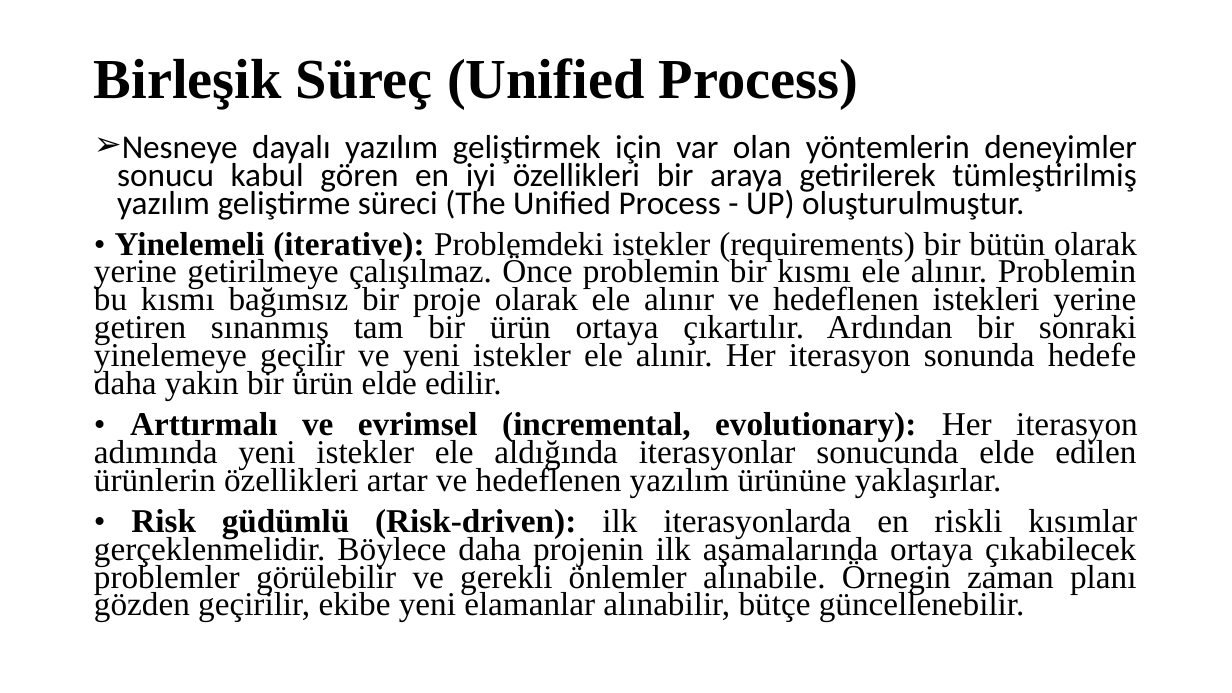
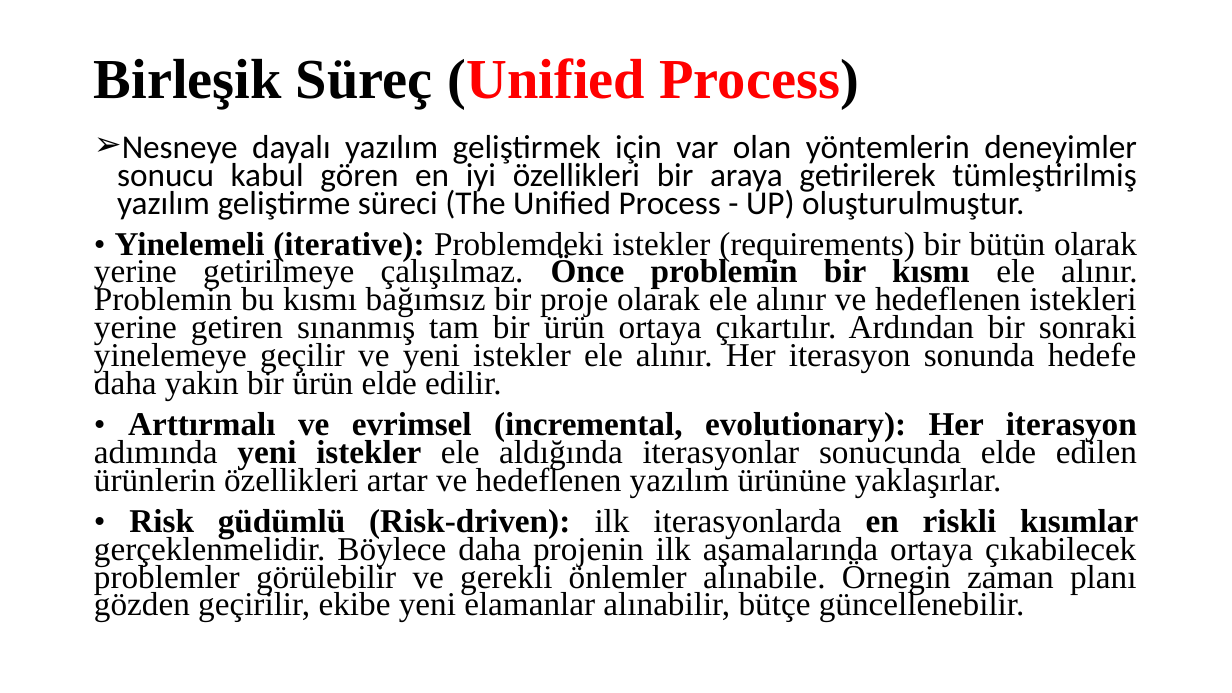
Before and after one commit to SevdanurGENC/Software-Architectures-Lecture-Notes, a slide deck: slide 3 of Slides/Yazılım Mimarileri - Bolum 3.pptx. Drawn at 1232x693 pixels with LibreOffice and Linux fonts; fonts in the diff are those of the drawing. Boxes give left, top, right and bottom in pixels: in the first picture for what was removed or moved away, otherwise in the second. Text is boxed around its words. In the diff, an @@ line names an element or a change of style, - is before the commit and + after.

```diff
--- a/Slides/Yazılım Mimarileri - Bolum 3.pptx
+++ b/Slides/Yazılım Mimarileri - Bolum 3.pptx
@@ title "Birleşik Süreç (Unified Process)" at bbox=[94, 58, 859, 109]: text colour #000000 to #FF0000 in "(Unified Process)" @@
@@ text at bbox=[94, 232, 1138, 622]: bold on in "Önce problemin bir kısmı", "Her iterasyon yeni istekler", "en riskli kısımlar" @@
```
Also in this commit, not shown: 13 other slides changed.
